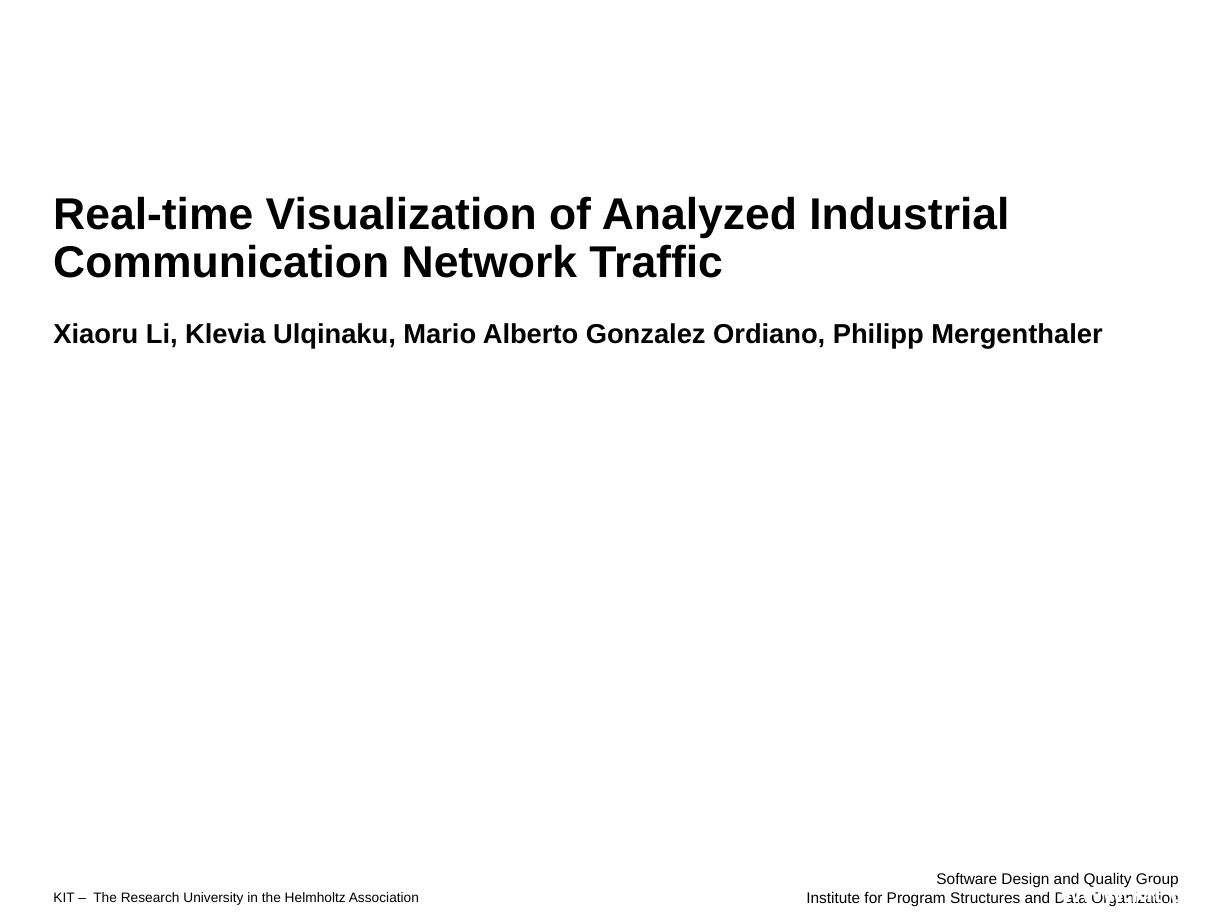
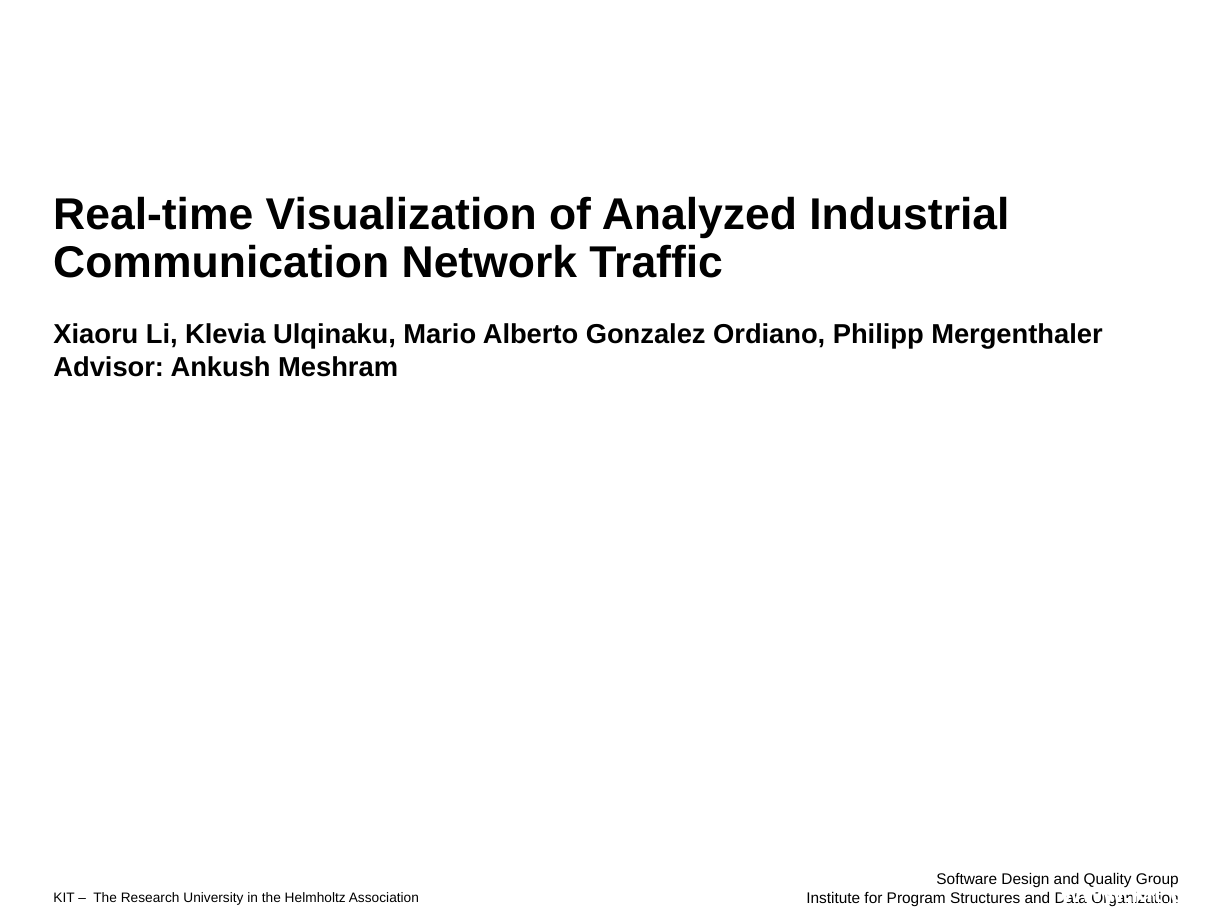
Before and after one commit to DHSTTOS/documents, a slide deck: slide 1 of final_presentation/final-pres3.odp. Drawn at 1232x924 pixels with LibreOffice and Linux fonts; fonts in the diff are those of the drawing; background and template pictures are left out. Boxes give left, top, right and bottom in pixels: in the first picture for what was removed or moved away, otherwise in the second. Text is boxed around its words. In the diff, an @@ line names an element or a change of style, - is before the commit and + after.

Commit message:
Add advisor to title/cover page.

```diff
--- a/final_presentation/final-pres3.odp
+++ b/final_presentation/final-pres3.odp
@@ text at [53,356,398,377]: paragraph added @@
+Advisor: Ankush Meshram
```
